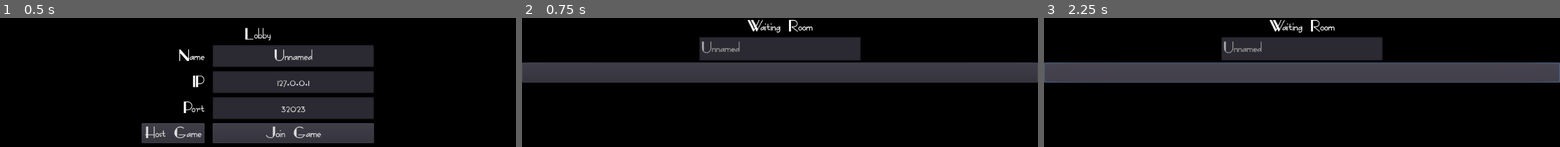
Above: before the commit, frames 1-3 (left to right).
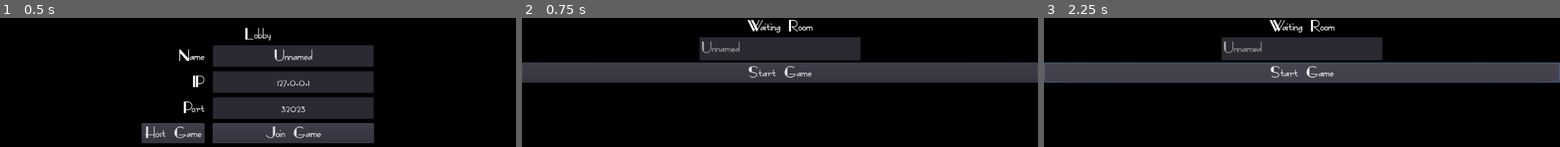
Above: after the commit, the same moments.

Repository: grahaminman/Godot-Getaway
Game: Godot game, scene res://Lobby/Lobby.tscn
Same seed, same stepped clock (60 frames per second), same inputs: the game is played once before the commit and once after it.
Inputs (mouse positions are in pixels of both pictures, inside the frame that each line leads up to):
- Up to frame 1 (0.5 s): no input
- Up to frame 2 (0.75 s): click "Host Game" at 0.5 s
- Up to frame 3 (2.25 s): click "Join Game" at 1.25 s; click (1302, 72) at 2.02 s

Frame 1 is identical in both runs. In frame 2, 0.3% of the frame differs, in the area x 43-57%, y 37-47%; in frame 3, 0.3%.

Commit message:
Vid 14 Player 2 joins the game
Update Waiting room - Add 2 players to the game

Diff:
--- a/Lobby/Lobby.gd
+++ b/Lobby/Lobby.gd
@@ -13,9 +13,11 @@
 func _on_HostButton_pressed() -> void:
 	Network.selected_port = int(port.text)
 	Network.create_server()
+	get_tree().call_group("HostOnly", "show" )
 	create_waiting_room()
 
 func _on_JoinButton_pressed() -> void:
+	Network.selected_port = int(port.text)
 	Network.selected_IP = selected_IP.text
 	Network.connect_to_server()
 	create_waiting_room()
@@ -28,3 +30,7 @@
 func create_waiting_room():
 	$WaitingRoom.popup_centered()
 	$WaitingRoom.refresh_players(Network.players)
+
+
+func _on_ReadyButton_pressed() -> void:
+	Network.start_game()
--- a/Lobby/Lobby.tscn
+++ b/Lobby/Lobby.tscn
@@ -110,6 +110,19 @@
 [node name="WaitingRoom" parent="." groups=[
 "WaitingRoom",
 ] instance=ExtResource( 3 )]
+
+[node name="Label" parent="WaitingRoom/VBoxContainer" index="0"]
+margin_bottom = 34.0
+
+[node name="CenterContainer" parent="WaitingRoom/VBoxContainer" index="1"]
+margin_top = 38.0
+margin_bottom = 123.0
+
+[node name="ItemList" parent="WaitingRoom/VBoxContainer/CenterContainer" index="0"]
+margin_bottom = 85.0
 [connection signal="text_changed" from="VBoxContainer/CenterContainer/GridContainer/NameTextBox" to="." method="_on_NameTextBox_text_changed"]
 [connection signal="pressed" from="VBoxContainer/CenterContainer/GridContainer/HostButton" to="." method="_on_HostButton_pressed"]
 [connection signal="pressed" from="VBoxContainer/CenterContainer/GridContainer/JoinButton" to="." method="_on_JoinButton_pressed"]
+[connection signal="pressed" from="WaitingRoom/VBoxContainer/ReadyButton" to="." method="_on_ReadyButton_pressed"]
+
+[editable path="WaitingRoom"]
--- a/Lobby/WaitingRoom.tscn
+++ b/Lobby/WaitingRoom.tscn
@@ -3,7 +3,6 @@
 [ext_resource path="res://Lobby/WaitingRoom.gd" type="Script" id=1]
 
 [node name="WaitingRoom" type="Popup"]
-visible = true
 anchor_right = 1.0
 anchor_bottom = 1.0
 script = ExtResource( 1 )
@@ -44,7 +43,11 @@
 items = [ "Player 1", null, false, "Player 2", null, false ]
 auto_height = true
 
-[node name="Button" type="Button" parent="VBoxContainer"]
+[node name="ReadyButton" type="Button" parent="VBoxContainer" groups=[
+"HostOnly",
+]]
+visible = false
 margin_top = 67.0
 margin_right = 1024.0
 margin_bottom = 87.0
+text = "Start Game"
--- a/Networking/Network.gd
+++ b/Networking/Network.gd
@@ -50,6 +50,7 @@
 		rset("players", players)
 		rpc("update_waiting_room")
 
+
 func _on_player_connected(id):
 	if not get_tree().is_network_server():
 		print( str(id) + " has connected.")
@@ -57,3 +58,11 @@
 
 sync func update_waiting_room():
 	get_tree().call_group("WaitingRoom", "refresh_players", players)
+
+
+func start_game():
+	rpc("load_world")
+
+
+sync func load_world():
+	get_tree().change_scene("res://World/World.tscn")
--- /dev/null
+++ b/World/World.gd
@@ -0,0 +1,17 @@
+extends Spatial
+
+func _ready() -> void:
+	spawn_local_player()
+	rpc("spawn_remote_player", Network.local_player_id)
+
+
+func spawn_local_player():
+	var new_player = preload("res://Player/Player.tscn").instance()
+	new_player.name = str(Network.local_player_id)
+	$Players.add_child(new_player)
+
+
+remote func spawn_remote_player(id):
+	var new_player = preload("res://Player/Player.tscn").instance()
+	new_player.name = str(id)
+	$Players.add_child(new_player)
--- a/World/World.tscn
+++ b/World/World.tscn
@@ -1,6 +1,6 @@
 [gd_scene load_steps=4 format=2]
 
-[ext_resource path="res://Player/Player.tscn" type="PackedScene" id=1]
+[ext_resource path="res://World/World.gd" type="Script" id=1]
 
 [sub_resource type="SpatialMaterial" id=1]
 albedo_color = Color( 0, 0, 0, 1 )
@@ -9,8 +9,10 @@
 albedo_color = Color( 0.729412, 0.733333, 0.192157, 1 )
 
 [node name="World" type="Spatial"]
+script = ExtResource( 1 )
 
 [node name="Floor" type="CSGBox" parent="."]
+editor/display_folded = true
 use_collision = true
 width = 200.0
 height = 1.0
@@ -101,5 +103,4 @@
 height = 20.0
 material = SubResource( 2 )
 
-[node name="Player" parent="." instance=ExtResource( 1 )]
-transform = Transform( 0.0870337, 0, 0.996205, 0, 1, 0, -0.996205, 0, 0.0870337, 0, 0, 0 )
+[node name="Players" type="Node" parent="."]
